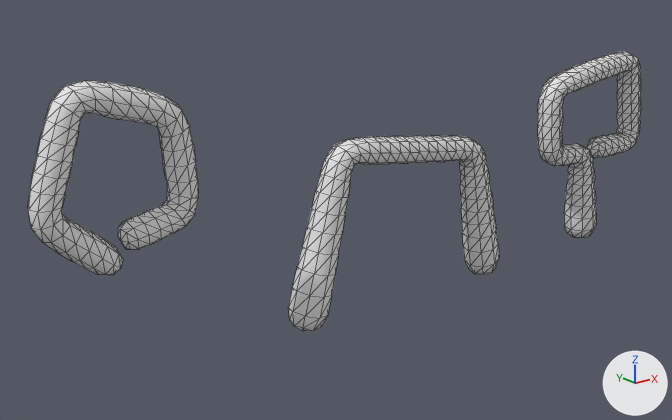
One commit to the glTF model assets/models/obstacles.glb: the scene before it, then after it.
Camera for both pictures: a camera (50 mm lens) standing at (-1.7, -55.5, 30.4) and looking at (45.2, 3.1, 6.9). The axes (+X, +Y, +Z) are drawn at lower right. The lights are the same throughout. The older version comes first. Mesh edges are drawn as thin lines.

Objects in the first picture: 'gate_air', 'gate_ground', 'gate_loop'.
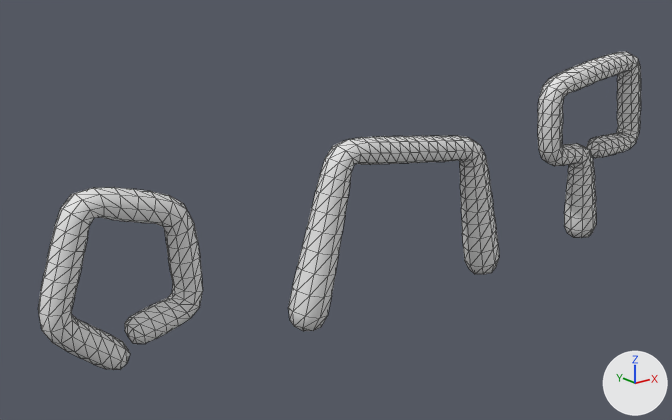
Pixel boxes (x1, y1, x2, y2) of what changed, in the pictures (672 x 420 px):
'gate_air', moved
    before: (28, 81, 198, 275)
    after: (38, 187, 203, 370)

Edits to the bpy script that builds the scene:
```text
Change me_plane_002:
    used by ob_gate_air; location = (25.0, 0.0, 0.0)
    remove me_plane_002.from_pydata(...)  # 266 vertices, 528 faces; spans x -6.94..5.06, y -1.15..1.15, z 7.37..20.63
    add me_plane_002.from_pydata(...)  # 266 vertices, 528 faces; spans x -5.94..6.06, y -1.15..1.15, z 0.37..13.63
    me_plane_002 part 1: the whole mesh is moved by (1.0, 0.0, -7.0)
Change ob_gate_air:
    ob_gate_air.location: (25.0, 0.0, 0.0) -> (24.0, 0.0, 0.0)
```
